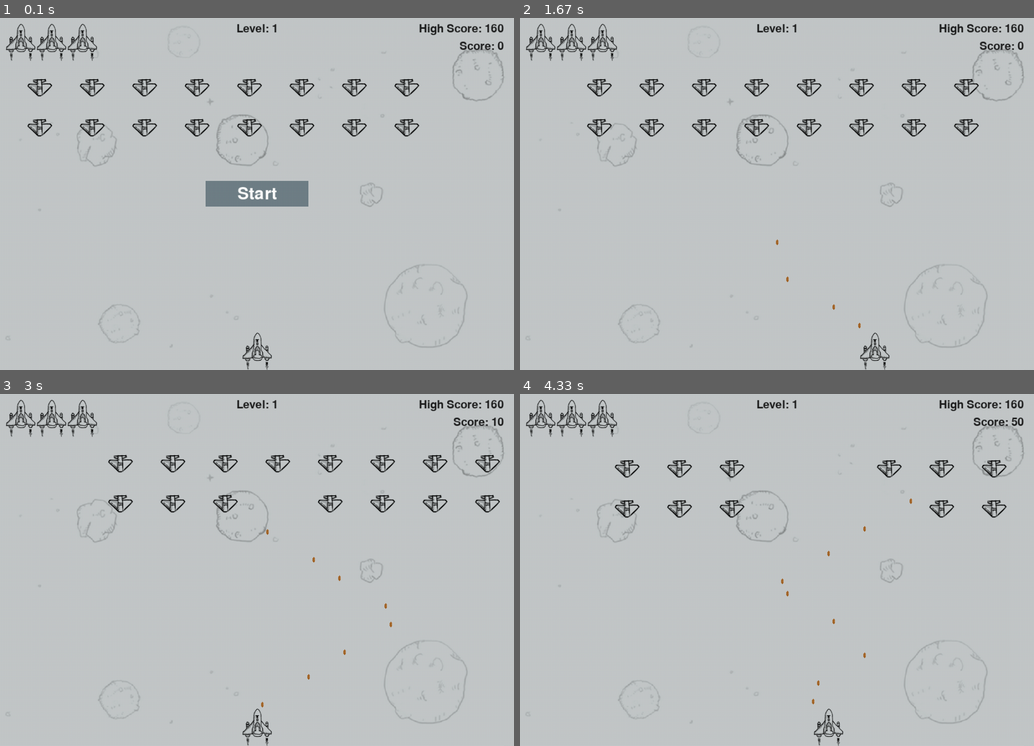
Above: before the commit, frames 1-4 (two rows, left to right).
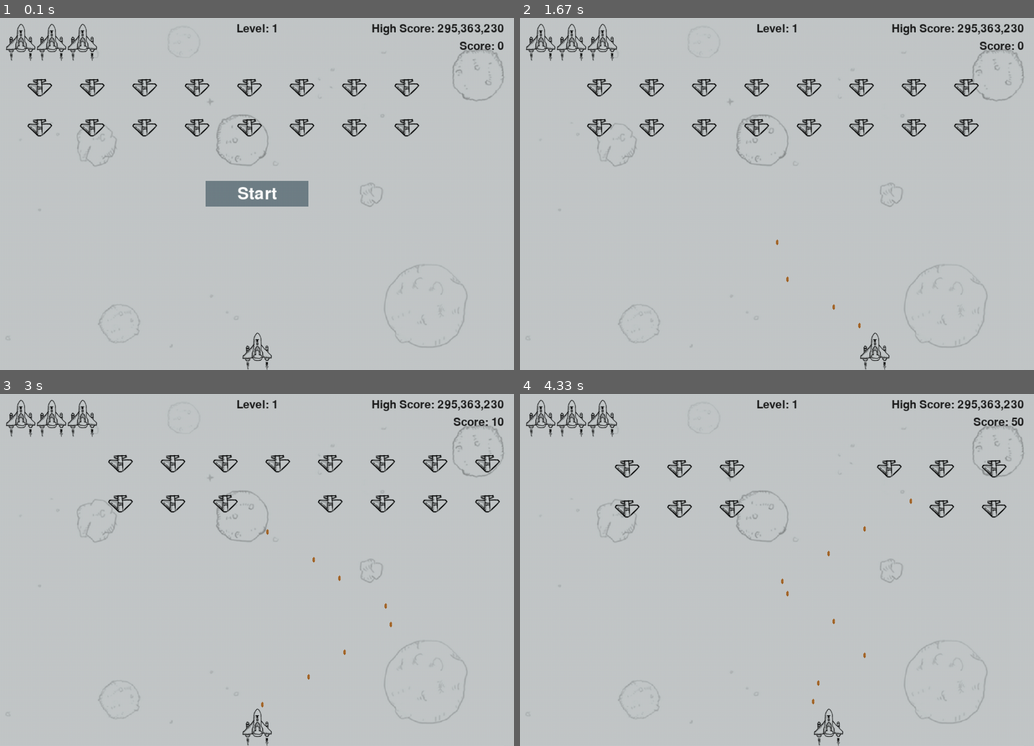
Above: after the commit, the same moments.

Repository: wtraceback/Pygame-Practice
Game: pygame game, started from Plane/main.py
The game is run twice, just before and just after one commit, with the same random seed, the same clock (stepped at 60 frames per second) and the same inputs.
Inputs:
- Up to frame 1 (0.1 s): no input
- Up to frame 2 (1.67 s): click "Start" at 0.38 s; tap Space at 0.67, 1.07, 1.37, 1.57 s; hold Right 1-1.47 s; hold Right from 1.5 s (still down)
- Up to frame 3 (3 s): tap Space at 1.87, 2.07, 2.37, 2.63, 2.93 s; release Right at 1.97 s; hold Left 2-2.53 s; hold Left 2.57-2.97 s
- Up to frame 4 (4.33 s): hold Right 3-3.63 s; tap Space at 3.07, 3.37, 3.73, 4.03, 4.23 s; hold Left 3.67-4.13 s; hold Right from 4.17 s (still down)

The runs differ from the first frame. In frame 1, 0.4% of the frame differs, in the area x 72-97%, y 1-5%; in frame 2, 0.4%; in frame 3, 0.4%; in frame 4, 0.4%.

Commit message:
完善重复性的代码

Diff:
--- a/Plane/game_functions.py
+++ b/Plane/game_functions.py
@@ -149,19 +149,25 @@
 
         check_high_score(stats, score_board)
 
-    # 删除现有的子弹并重新创建敌人战机舰队
+    # 重绘画面，提升等级
     if len(sets.enemy_list) == 0:
-        for b in sets.bullet_list.copy():
-            sets.bullet_list.remove(b)
-
-        # 提升游戏的设置
-        sets.increase_speed()
-
-        # 提升等级
-        stats.level += 1
-        score_board.prepare_level_text()
-
-        create_enemy_fleet(sets, screen, fighter)
+        start_new_level(sets, screen, stats, score_board, fighter)
+
+
+def start_new_level(sets, screen, stats, score_board, fighter):
+    """重置画面，然后开始新的一个阶段"""
+    # 删除现有的子弹
+    for b in sets.bullet_list.copy():
+        sets.bullet_list.remove(b)
+
+    # 提升游戏的设置
+    sets.increase_speed()
+
+    # 提升等级
+    stats.level += 1
+    score_board.prepare_level_text()
+
+    create_enemy_fleet(sets, screen, fighter)
 
 
 def list_collide(sets):
@@ -346,28 +352,6 @@
         score_board.prepare_high_score_text()
 
 
-def get_stored_high_score(stats):
-    """从 json 文件加载 历史最高分"""
-    try:
-        # Python 在当前执行的文件所在的目录中查找指定的文件
-        filename = 'history_high_score.json'
-        with open(filename) as file_obj:
-            data = json.load(file_obj)
-    except:
-        # 如果读取数据失败(文件不存在或格式错误)，则使用默认值
-        pass
-    else:
-        # 防止获取 history_high_score 属性失败
-        try:
-            # 如果为 0 或者是文件读取错误，则使用默认值
-            if data['history_high_score'] > 0:
-                stats.high_score = data['history_high_score']
-                stats.history_high_score = data['history_high_score']
-        except:
-            # 文件数据格式没有 history_high_score 属性
-            pass
-
-
 def set_stored_high_score(stats):
     """当前分数超过历史最高分，则将最高分保存至 json 文件中"""
     if stats.high_score > stats.history_high_score:
--- a/Plane/game_stats.py
+++ b/Plane/game_stats.py
@@ -1,3 +1,6 @@
+import json
+
+
 class GameStats():
     """跟踪每一局游戏的统计信息"""
     def __init__(self, sets):
@@ -10,12 +13,35 @@
 
         # 最高分
         self.high_score = 0
-
         # json 文件中的历史最高分
         self.history_high_score = 0
+
+        # 初始化最高分
+        self.get_stored_high_score()
 
     def reset_stats(self):
         """初始化在游戏运行期间可能变化的统计信息"""
         self.fighter_left = self.sets.fighter_max_num
         self.score = 0
         self.level = 1
+
+    def get_stored_high_score(self):
+        """从 json 文件加载 历史最高分"""
+        try:
+            # Python 在当前执行的文件所在的目录中查找指定的文件
+            filename = 'history_high_score.json'
+            with open(filename) as file_obj:
+                data = json.load(file_obj)
+        except:
+            # 如果读取数据失败(文件不存在或格式错误)，则使用默认值
+            pass
+        else:
+            # 防止获取 history_high_score 属性失败
+            try:
+                # 如果为 0 或者是文件读取错误，则使用默认值
+                if data['history_high_score'] > 0:
+                    self.high_score = data['history_high_score']
+                    self.history_high_score = data['history_high_score']
+            except:
+                # 文件数据格式没有 history_high_score 属性
+                pass
--- a/Plane/history_high_score.json
+++ b/Plane/history_high_score.json
@@ -1 +1 @@
-{"history_high_score": 160}
+{"history_high_score": 295363230}
--- a/Plane/main.py
+++ b/Plane/main.py
@@ -19,9 +19,6 @@
 
     # 创建一个用于存储游戏统计信息的实例
     stats = GameStats(sets)
-
-    # 读取 json 文件中的历史最高分
-    gf.get_stored_high_score(stats)
 
     # 创建计分相关信息
     score_board = Scoreboard(sets, screen, stats)
--- a/Plane/scoreboard.py
+++ b/Plane/scoreboard.py
@@ -17,6 +17,10 @@
         self.font = pygame.font.SysFont(None, 32)
         self.text_color = (30, 30, 30)
 
+        # 准备所需的文字图片
+        self.prepare_images()
+
+    def prepare_images(self):
         self.prepare_high_score_text()
         self.prepare_score_text()
         self.prepare_level_text()
